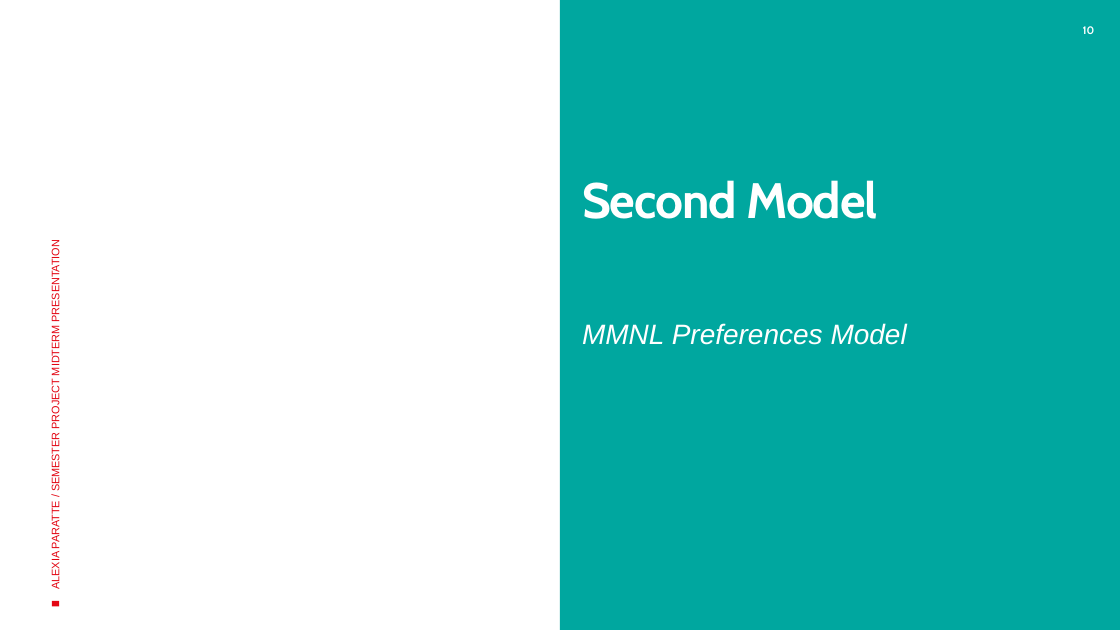
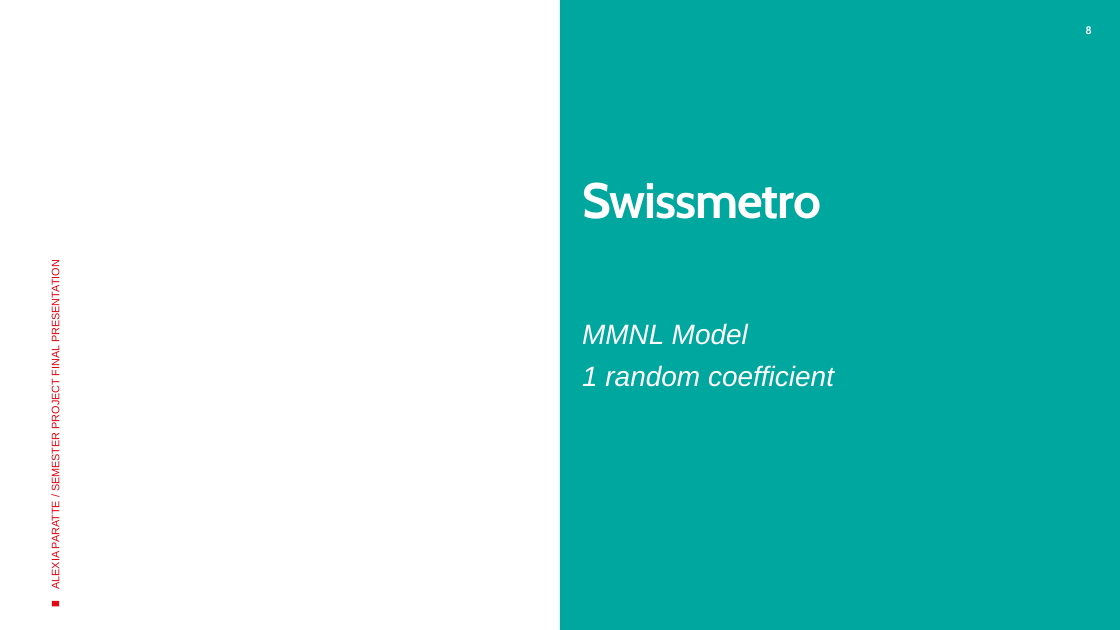
Before and after one commit to araccoon22/Semester-project, a slide deck: slide 8 of Documentation/Reports/Final Presentation - Semester project.pptx (slide 10 before the commit). Drawn at 1120x630 pixels with LibreOffice and Linux fonts; fonts in the diff are those of the drawing; background and template pictures are left out. Boxes give left, top, right and bottom in pixels: in the first picture for what was removed or moved away, otherwise in the second. Text is boxed around its words. In the diff, an @@ line names an element or a change of style, - is before the commit and + after.

```diff
--- a/Documentation/Reports/Final Presentation - Semester project.pptx
+++ b/Documentation/Reports/Final Presentation - Semester project.pptx
@@ page number at (1085, 26, 1092, 34): text changed @@
-10
+8
@@ title at (582, 182, 821, 219): text changed @@
-Second Model
+Swissmetro
@@ text at (50, 268, 62, 589): text changed @@
-ALEXIA PARATTE / SEMESTER PROJECT MIDTERM PRESENTATION
+ALEXIA PARATTE / SEMESTER PROJECT FINAL PRESENTATION
@@ text at (582, 323, 834, 387): text changed @@
-MMNL Preferences Model
+MMNL Model
+1 random coefficient
```
Also in this commit, not shown: 13 other slides changed, 1 slide added, 6 slides removed, 2 other files.
